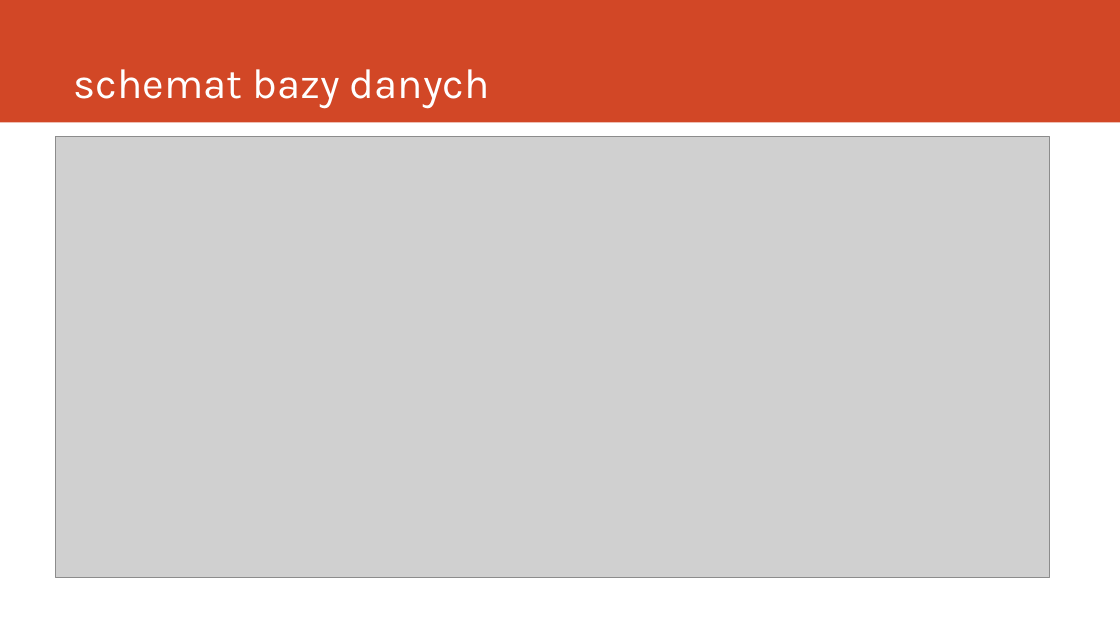
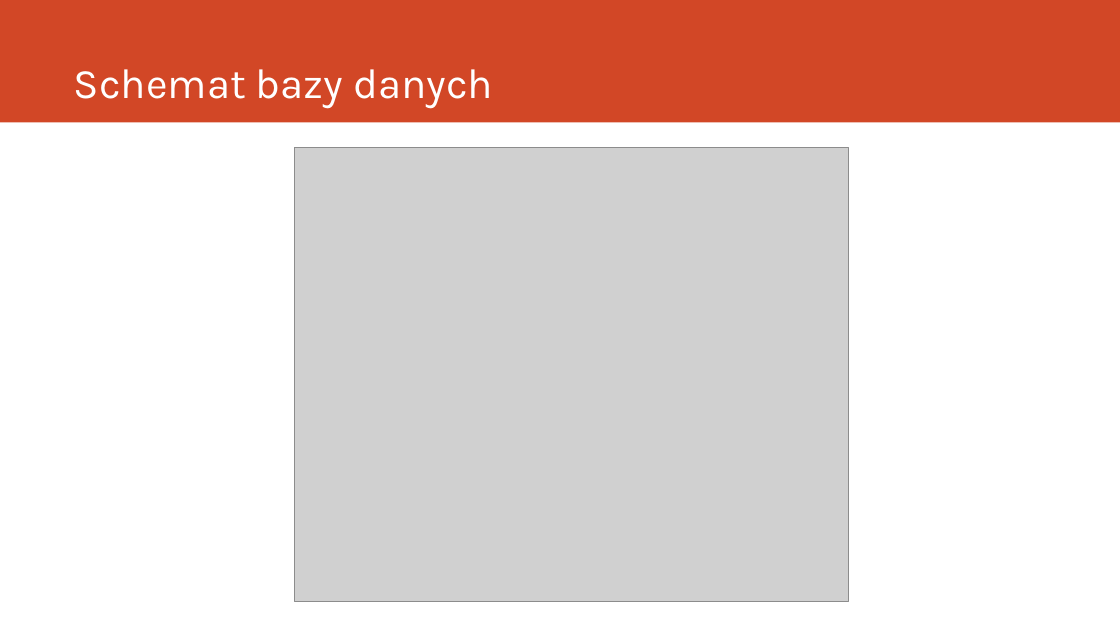
Before and after one commit to buforyaei/tillsammens, a slide deck: slide 7 of Dokumentacja/Tillsammens.pptx (slide 8 before the commit). Drawn at 1120x630 pixels with LibreOffice and Linux fonts; fonts in the diff are those of the drawing; grey boxes stand for pictures. Boxes give left, top, right and bottom in pixels: in the first picture for what was removed or moved away, otherwise in the second. Text is boxed around its words. In the diff, an @@ line names an element or a change of style, - is before the commit and + after.

```diff
--- a/Dokumentacja/Tillsammens.pptx
+++ b/Dokumentacja/Tillsammens.pptx
@@ title at box(74, 69, 493, 109): text changed @@
-schemat bazy danych
+Schemat bazy danych
@@ picture: place and size @@
-picture at box(55, 137, 1049, 578)
+picture at box(294, 148, 848, 602)
```
Also in this commit, not shown: 12 other slides changed, 1 slide added, 1 slide removed, 12 other files.
